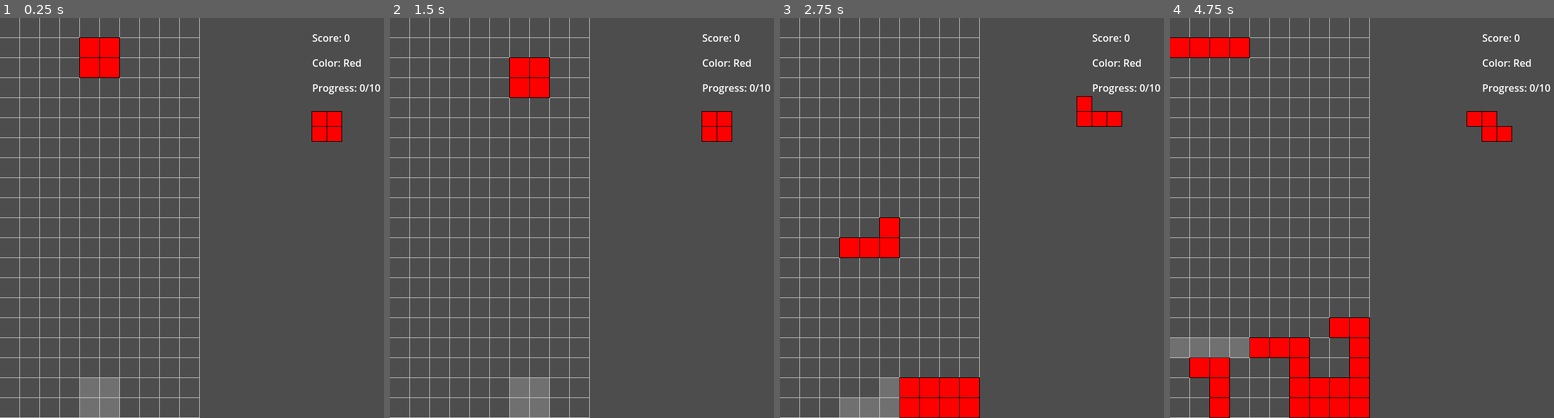
Above: before the commit, frames 1-4 (left to right).
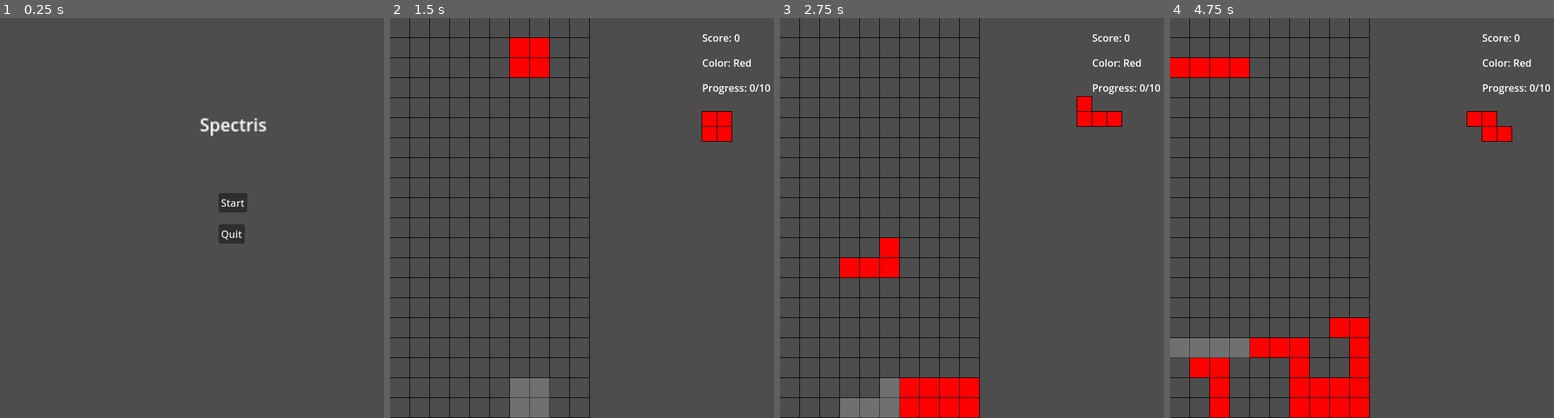
Above: after the commit, the same moments.

Repository: ChinZhengHong/Spectris
Game: Godot game, scene res://main_menu.tscn
Same seed, same stepped clock (60 frames per second), same inputs: the game is played once before the commit and once after it. Before the commit the project starts from res://main.tscn.
Inputs (mouse positions are in pixels of both pictures, inside the frame that each line leads up to):
- Up to frame 1 (0.25 s): no input
- Up to frame 2 (1.5 s): click (624, 202) at 0.5 s, where only the run after the commit has a clickable "Start"; tap Enter at 1.25 s; hold Right (ui_right) from 1.28 s (still down); hold C (rotate_ccw) from 1.28 s (still down)
- Up to frame 3 (2.75 s): tap Space (ui_select) at 1.52, 2.27 s; release Right (ui_right) at 2.03 s; release C (rotate_ccw) at 2.03 s; hold Down (ui_down) from 2.03 s (still down); tap V (rotate_cw) at 2.1 s
- Up to frame 4 (4.75 s): release Down (ui_down) at 2.78 s; hold Right (ui_right) 2.78-3.53 s; hold C (rotate_ccw) 2.78-3.53 s; tap Space (ui_select) at 3.5, 3.77, 4.52 s; hold Up (ui_up) 3.53-4.28 s; tap V (rotate_cw) at 3.6 s; tap Enter at 4.25 s; hold Left (ui_left) from 4.28 s (still down); hold C (rotate_ccw) from 4.28 s (still down)

The runs differ from the first frame. In frame 1, 7.1% of the frame differs, in the area x 0-100%, y 0-100%; in frame 2, 4.1%; in frame 3, 4.4%; in frame 4, 4.6%.

Commit message:
add main menu scene

Diff:
--- a/board.gd
+++ b/board.gd
@@ -49,10 +49,10 @@
 
 	for y in range(GRID_HEIGHT):
 		for x in range(GRID_WIDTH):
+			var rect = Rect2(x * CELL_SIZE, y * CELL_SIZE, CELL_SIZE, CELL_SIZE)
 			if grid[y][x] != -1:
-				var rect = Rect2(x * CELL_SIZE, y * CELL_SIZE, CELL_SIZE, CELL_SIZE)
 				draw_rect(rect, get_color_for_id(grid[y][x]))
-				draw_rect(rect, Color.BLACK, false, 1.0)
+			draw_rect(rect, Color.BLACK, false, 1.0)
 
 # check the row
 func _is_row_full(y: int) -> bool:
--- a/game_manager.gd
+++ b/game_manager.gd
@@ -1,7 +1,7 @@
 extends Node
 
 const TOTAL_SPECTRUM_COLORS = 7
-const LINES_TO_UNLOCK = [10, 15, 20, 25, 30, 35, 40]
+const LINES_TO_UNLOCK = [10, 10, 10, 10, 10, 10, 10]
 const BASE_FALL_TIME = 1.0
 const FALL_TIME_DECREASE = 0.05
 const MIN_FALL_TIME = 0.2
--- a/main.tscn
+++ b/main.tscn
@@ -82,9 +82,9 @@
 
 [node name="RestartButton" type="Button" parent="UI/GameOverPanel"]
 layout_mode = 0
-offset_left = 330.0
+offset_left = 300.0
 offset_top = 340.0
-offset_right = 395.0
+offset_right = 365.0
 offset_bottom = 371.0
 text = "Restart"
 
--- /dev/null
+++ b/main_menu.gd
@@ -0,0 +1,7 @@
+extends Control
+
+func _on_start_button_pressed():
+	get_tree().change_scene_to_file("res://main.tscn")
+
+func _on_quit_button_pressed():
+	get_tree().quit()
--- /dev/null
+++ b/main_menu.tscn
@@ -0,0 +1,40 @@
+[gd_scene load_steps=2 format=3 uid="uid://b0h2kpvpxcdev"]
+
+[ext_resource type="Script" path="res://main_menu.gd" id="1_qmudy"]
+
+[node name="MainMenu" type="Control"]
+layout_mode = 3
+anchors_preset = 15
+anchor_right = 1.0
+anchor_bottom = 1.0
+grow_horizontal = 2
+grow_vertical = 2
+script = ExtResource("1_qmudy")
+
+[node name="TitleLabel" type="Label" parent="."]
+layout_mode = 0
+offset_left = 320.0
+offset_top = 150.0
+offset_right = 382.0
+offset_bottom = 173.0
+scale = Vector2(1.75, 1.75)
+text = "Spectris"
+
+[node name="StartButton" type="Button" parent="."]
+layout_mode = 0
+offset_left = 350.0
+offset_top = 280.0
+offset_right = 396.0
+offset_bottom = 311.0
+text = "Start"
+
+[node name="QuitButton" type="Button" parent="."]
+layout_mode = 0
+offset_left = 350.0
+offset_top = 330.0
+offset_right = 392.0
+offset_bottom = 361.0
+text = "Quit"
+
+[connection signal="pressed" from="StartButton" to="." method="_on_start_button_pressed"]
+[connection signal="pressed" from="QuitButton" to="." method="_on_quit_button_pressed"]
--- a/project.godot
+++ b/project.godot
@@ -11,7 +11,7 @@
 [application]
 
 config/name="Spectris"
-run/main_scene="res://main.tscn"
+run/main_scene="res://main_menu.tscn"
 config/features=PackedStringArray("4.3", "GL Compatibility")
 config/icon="res://icon.svg"
 
